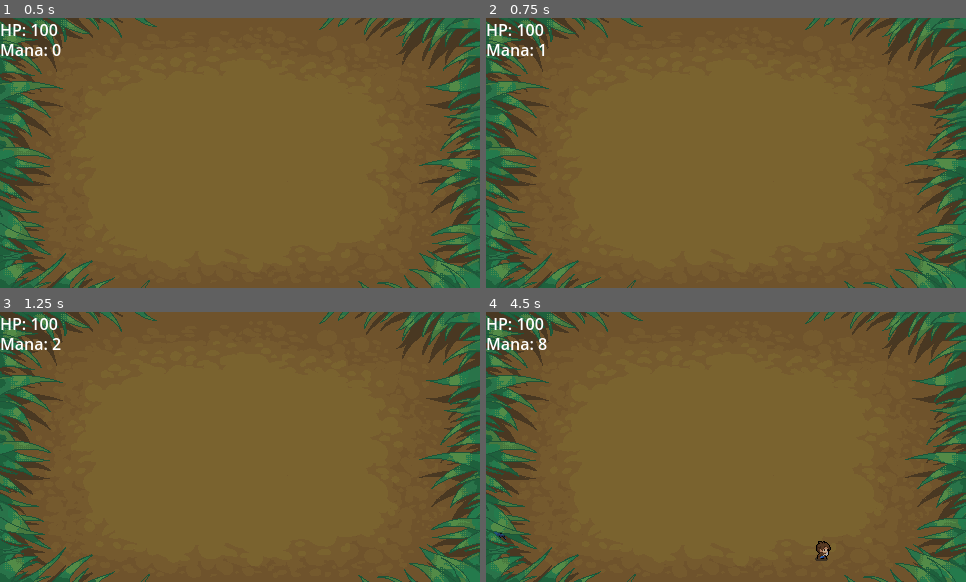
Above: before the commit, frames 1-4 (two rows, left to right).
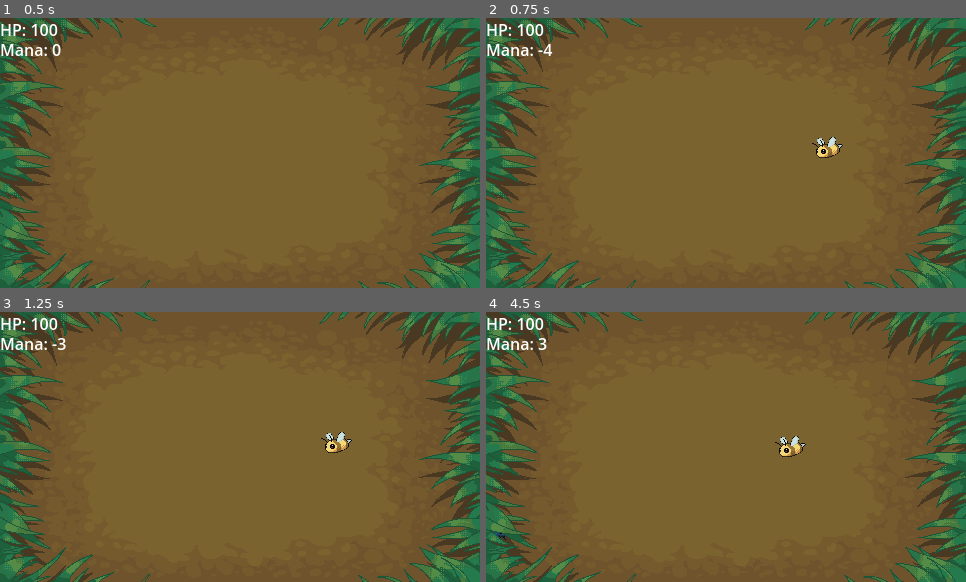
Above: after the commit, the same moments.

Repository: HarryLin349/WitchGame
Game: Godot game, scene res://overworld.tscn
The game is run twice, just before and just after one commit, with the same random seed, the same clock (stepped at 60 frames per second) and the same inputs.
Inputs (mouse positions are in pixels of both pictures, inside the frame that each line leads up to):
- Up to frame 1 (0.5 s): no input
- Up to frame 2 (0.75 s): tap Enter at 0.5 s; move the mouse to (831, 139) at 0.52 s; click (831, 139) at 0.67 s
- Up to frame 3 (1.25 s): no input
- Up to frame 4 (4.5 s): move the mouse to (630, 460) at 1.27 s; click (630, 460) at 1.42 s; move the mouse to (774, 387) at 2.02 s; click (774, 387) at 2.17 s; move the mouse to (702, 501) at 2.77 s; click (702, 501) at 2.92 s; move the mouse to (870, 487) at 3.52 s; click (870, 487) at 3.67 s; move the mouse to (582, 406) at 4.27 s; click (582, 406) at 4.42 s

Frame 1 is identical in both runs. In frame 2, 0.4% of the frame differs, in the area x 10-75%, y 9-52%; in frame 3, 0.4%; in frame 4, 0.5%, in the area x 10-72%, y 9-93%.

Commit message:
summon bees (no AI) (no anim)

Diff:
--- a/Summons/Bee.gd
+++ b/Summons/Bee.gd
@@ -1,4 +1,4 @@
-extends "res://Summons/summon.gd"
+extends Summon
 
 class_name Bee
 
@@ -6,9 +6,10 @@
 func _ready():
 	health = 100
 	damage = 1
-	speed = 0
+	speed = 10
 	summonCost = 5
 	duration = 10.0  # Lasts for 5 seconds
+	animated_sprite = $AnimatedSprite2D
 
 # Override movement behavior (optional)
 func _process(delta):
--- a/Summons/Bee.tscn
+++ b/Summons/Bee.tscn
@@ -1,46 +1,42 @@
 [gd_scene load_steps=7 format=3 uid="uid://ce8j46gvp27da"]
 
-[ext_resource type="Texture2D" uid="uid://b5nyewp0hfl0e" path="res://player.png" id="1_k6uuc"]
+[ext_resource type="Texture2D" uid="uid://c2w2f7ug3okom" path="res://Assets/bee.png" id="1_hkqgk"]
+[ext_resource type="Script" path="res://Summons/Bee.gd" id="1_nhkgo"]
 
-[sub_resource type="AtlasTexture" id="AtlasTexture_cw348"]
-atlas = ExtResource("1_k6uuc")
-region = Rect2(0, 336, 48, 48)
+[sub_resource type="AtlasTexture" id="AtlasTexture_n85yb"]
+atlas = ExtResource("1_hkqgk")
+region = Rect2(0, 0, 64, 64)
 
-[sub_resource type="AtlasTexture" id="AtlasTexture_mlqvc"]
-atlas = ExtResource("1_k6uuc")
-region = Rect2(48, 336, 48, 48)
+[sub_resource type="AtlasTexture" id="AtlasTexture_aj6k8"]
+atlas = ExtResource("1_hkqgk")
+region = Rect2(64, 0, 64, 64)
 
-[sub_resource type="AtlasTexture" id="AtlasTexture_gbyq0"]
-atlas = ExtResource("1_k6uuc")
-region = Rect2(96, 336, 48, 48)
-
-[sub_resource type="AtlasTexture" id="AtlasTexture_b5lg4"]
-atlas = ExtResource("1_k6uuc")
-region = Rect2(144, 336, 48, 48)
+[sub_resource type="AtlasTexture" id="AtlasTexture_ui73a"]
+atlas = ExtResource("1_hkqgk")
+region = Rect2(128, 0, 64, 64)
 
 [sub_resource type="SpriteFrames" id="SpriteFrames_a7adc"]
 animations = [{
 "frames": [{
 "duration": 1.0,
-"texture": SubResource("AtlasTexture_cw348")
+"texture": SubResource("AtlasTexture_n85yb")
 }, {
 "duration": 1.0,
-"texture": SubResource("AtlasTexture_mlqvc")
+"texture": SubResource("AtlasTexture_aj6k8")
 }, {
 "duration": 1.0,
-"texture": SubResource("AtlasTexture_gbyq0")
-}, {
-"duration": 1.0,
-"texture": SubResource("AtlasTexture_b5lg4")
+"texture": SubResource("AtlasTexture_ui73a")
 }],
 "loop": true,
-"name": &"default",
-"speed": 8.0
+"name": &"walk_left",
+"speed": 12.0
 }]
 
 [node name="Bee" type="CharacterBody2D"]
+script = ExtResource("1_nhkgo")
 
 [node name="CharacterBody2D" type="AnimatedSprite2D" parent="."]
 position = Vector2(-2, 0)
 sprite_frames = SubResource("SpriteFrames_a7adc")
-frame_progress = 0.498813
+animation = &"walk_left"
+frame_progress = 0.0660061
--- a/Summons/summon.gd
+++ b/Summons/summon.gd
@@ -1,4 +1,6 @@
 extends CharacterBody2D
+
+class_name Summon
 
 var health: int
 var damage: int
@@ -19,6 +21,9 @@
 # Called every frame. 'delta' is the elapsed time since the previous frame.
 func _process(delta):
 	# count time elapsed, if it exceeds duration, remove the summon
+	if (animated_sprite != null):
+		animated_sprite.play("walk_left")
+
 	timeElapsed += delta
 	if timeElapsed > duration:
 		queue_free()
--- a/summoning.gd
+++ b/summoning.gd
@@ -6,8 +6,9 @@
 	if event is InputEventMouseButton and event.button_index == MOUSE_BUTTON_LEFT:
 		# Check if the left mouse button was clicked and if you have enough mana
 		if event.pressed and GlobalStats.Mana >= Bee.summonCost:
-			spawn_bee(event.position)
-			GlobalStats.Mana -= Bee.summonCost  # Deduct mana when a bee is summoned
+			var world_position = get_global_mouse_position()
+			spawn_bee(world_position)
+			GlobalStats.decrease_mana(Bee.summonCost)  # Deduct mana when a bee is summoned
 		else:
 			print("Not enough mana!")
 
Binary file added: Assets/bee.png
Not shown, added: Assets/bee.png.import
